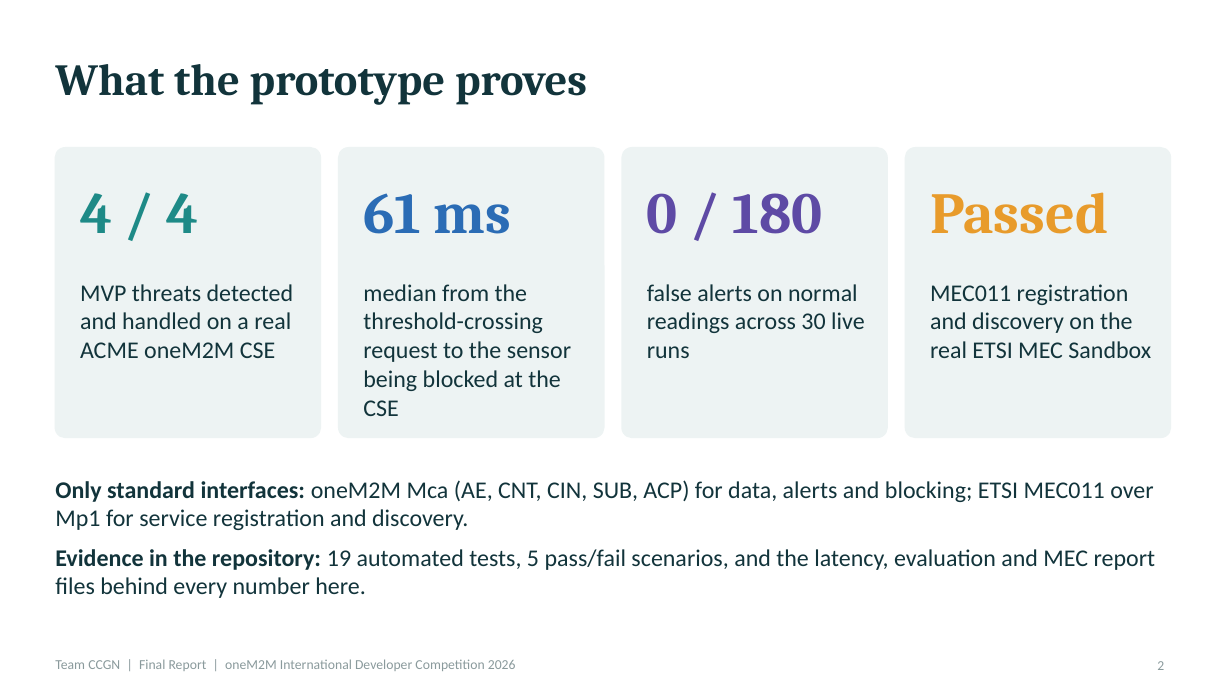
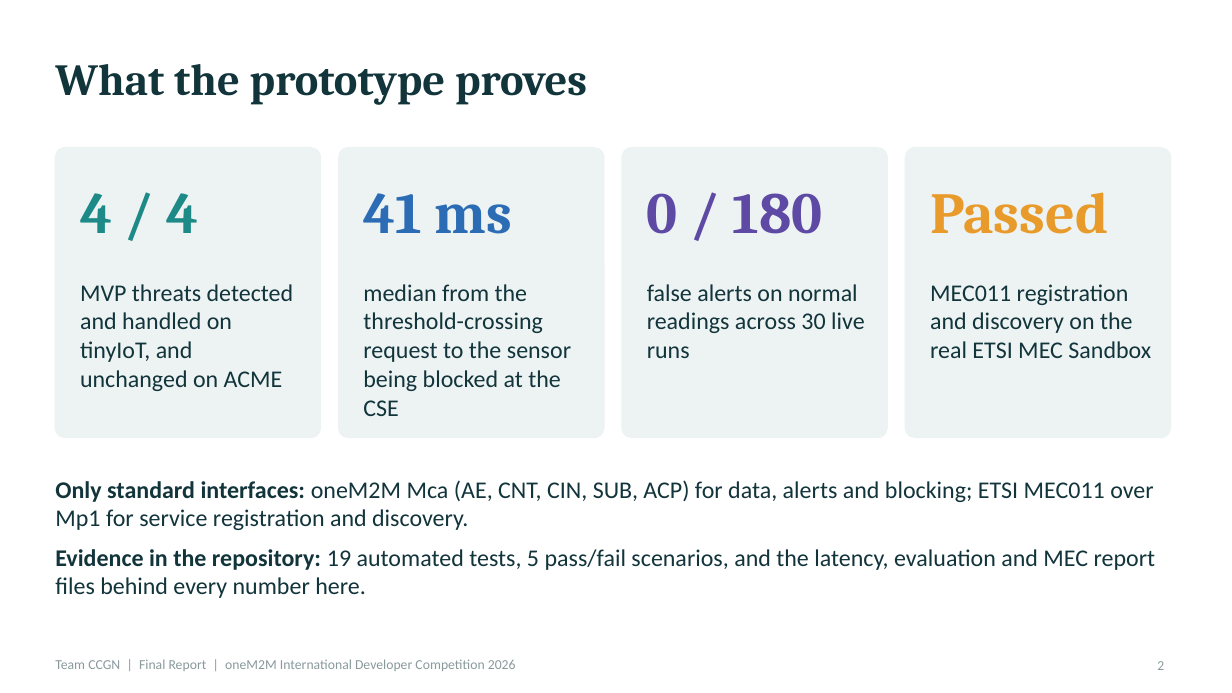
Before and after one commit to easycode42/ccgn-edge-iot-security, a slide deck: slide 2 of deliverables/CCGN_Final_Report.pptx. Drawn at 1232x693 pixels with LibreOffice and Linux fonts; fonts in the diff are those of the drawing. Boxes give left, top, right and bottom in pixels: in the first picture for what was removed or moved away, otherwise in the second. Text is boxed around its words. In the diff, an @@ line names an element or a change of style, - is before the commit and + after.

```diff
--- a/deliverables/CCGN_Final_Report.pptx
+++ b/deliverables/CCGN_Final_Report.pptx
@@ text at bbox=[363, 193, 513, 234]: text changed @@
-61 ms
+41 ms
@@ text at bbox=[80, 284, 294, 391]: text changed @@
-MVP threats detected and handled on a real ACME oneM2M CSE
+MVP threats detected and handled on tinyIoT, and unchanged on ACME
```
Also in this commit, not shown: 6 other slides changed, 19 other files.
